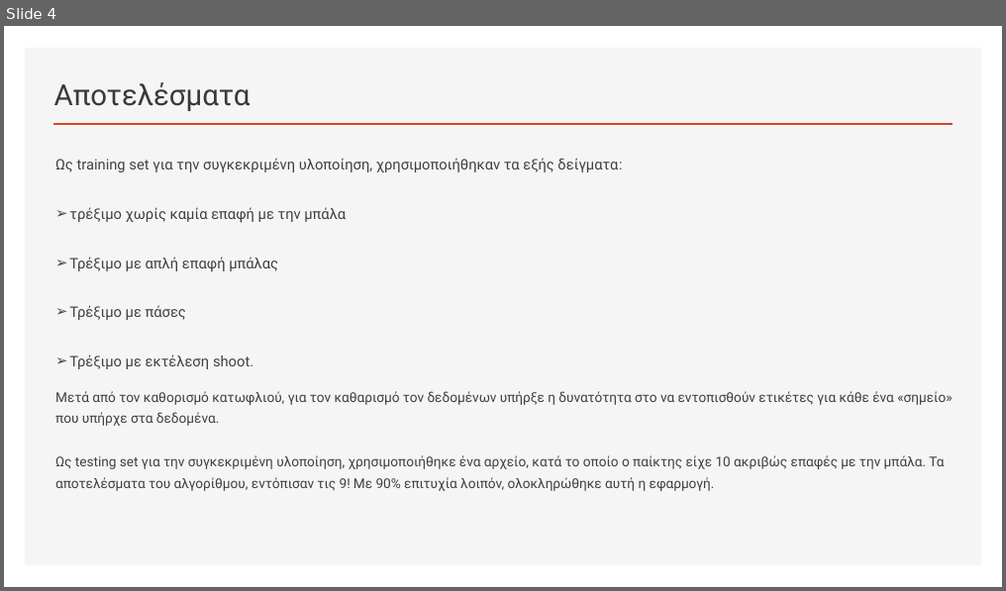
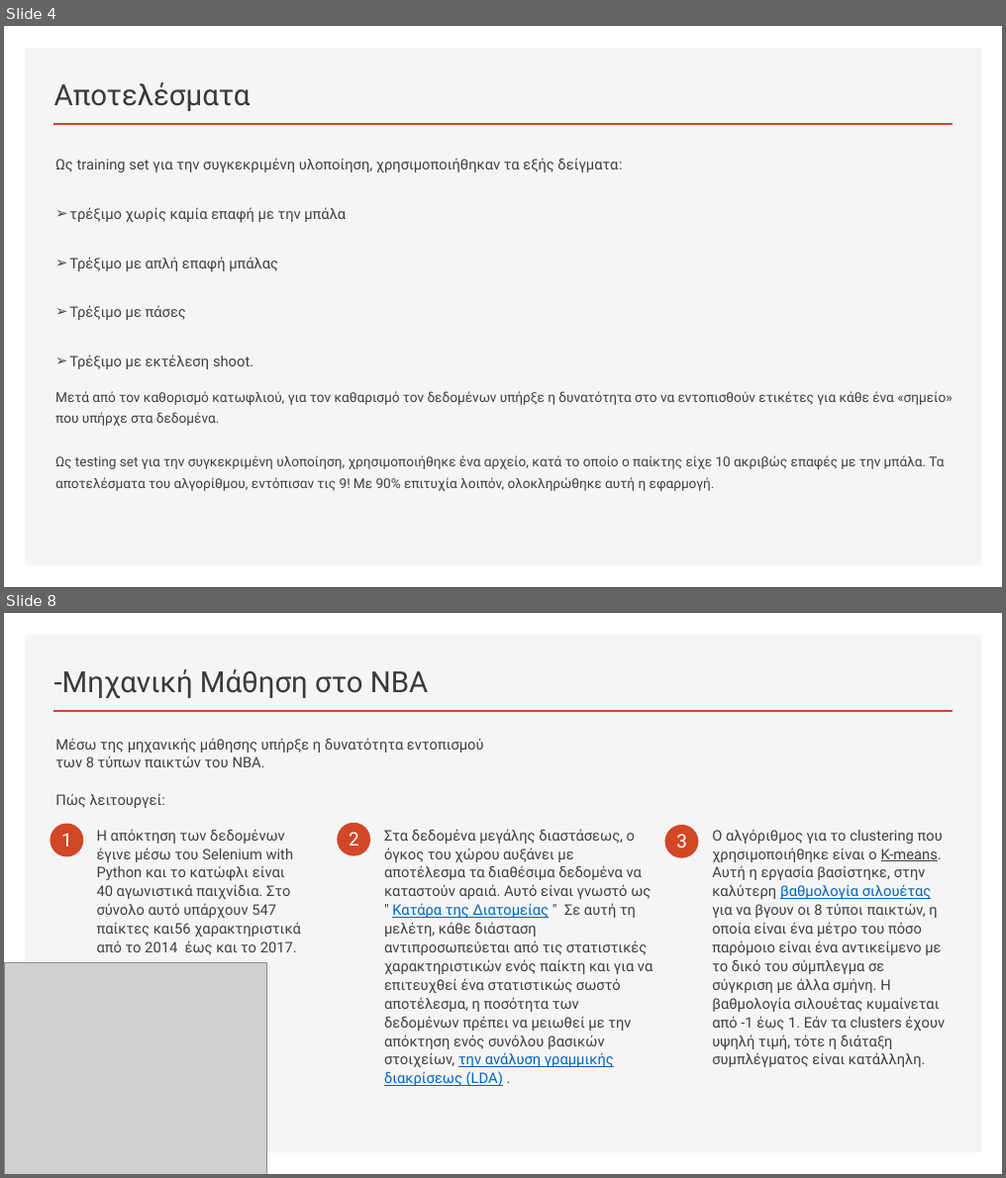
Before and after one commit to nikosbampis/Machine-Learning, a slide deck: machine-learning-12-13.pptx. Shown one above the other, each under a label of ours: slide 4 before the commit, slides 4 and 8 after it; the slides between them are not shown. The pictures are 1006x591 and 1006x1178 pixels, drawn with LibreOffice and Linux fonts; fonts in the diff are those of the drawing; grey boxes stand for pictures. Boxes give left, top, right and bottom in pixels: in the first picture for what was removed or moved away, otherwise in the second. Text is boxed around its words. In the diff, an @@ line names an element or a change of style, - is before the commit and + after.

```diff
--- a/machine-learning-12-13.pptx
+++ b/machine-learning-12-13.pptx
@@ slide 8 added at [4,613,1002,1174], background #FFFFFF; not listed: 2 template elements that a slide beside it also shows @@
@@ title added at [54,669,428,698], 28 pt, text #3B3838 @@
+-Μηχανική Μάθηση στο NBA
@@ text added at [55,738,484,808], 14 pt, text #404040 @@
+Mέσω της μηχανικής μάθησης υπήρξε η δυνατότητα εντοπισμού των 8 τύπων παικτών του NBA.
+Πώς λειτουργεί:
@@ ellipse added at [50,823,83,858], fill #D24726 @@
@@ text added at [61,833,72,847], 18 pt, text #FFFFFF @@
+1
@@ text added at [97,829,301,956], 14 pt, text #404040 @@
+Η απόκτηση των δεδομένων έγινε μέσω του Selenium with Python και το κατώφλι είναι 40 αγωνιστικά παιχνίδια. Στο σύνολο αυτό υπάρχουν 547 παίκτες και56 χαρακτηριστικά από το 2014 έως και το 2017.
@@ ellipse added at [338,823,371,857], fill #D24726 @@
@@ text added at [349,832,359,846], 18 pt, text #FFFFFF @@
+2
@@ text added at [384,829,652,1086], 14 pt, text #404040 @@
+Στα δεδομένα μεγάλης διαστάσεως, ο όγκος του χώρου αυξάνει με αποτέλεσμα τα διαθέσιμα δεδομένα να καταστούν αραιά. Αυτό είναι γνωστό ως " Κατάρα της Διατομείας " Σε αυτή τη μελέτη, κάθε διάσταση αντιπροσωπεύεται από τις στατιστικές χαρακτηριστικών ενός παίκτη και για να επιτευχθεί ένα στατιστικώς σωστό αποτέλεσμα, η ποσότητα των δεδομένων πρέπει να μειωθεί με την απόκτηση ενός συνόλου βασικών στοιχείων, την ανάλυση γραμμικής διακρίσεως (LDA) .
@@ ellipse added at [665,825,699,859], fill #D24726 @@
@@ text added at [676,834,687,848], 18 pt, text #FFFFFF @@
+3
@@ text added at [712,829,944,1067], 14 pt, text #404040 @@
+Ο αλγόριθμος για το clustering που χρησιμοποιήθηκε είναι ο K-means. Αυτή η εργασία βασίστηκε, στην καλύτερη βαθμολογία σιλουέτας για να βγουν οι 8 τύποι παικτών, η οποία είναι ένα μέτρο του πόσο παρόμοιο είναι ένα αντικείμενο με το δικό του σύμπλεγμα σε σύγκριση με άλλα σμήνη. Η βαθμολογία σιλουέτας κυμαίνεται από -1 έως 1. Εάν τα clusters έχουν υψηλή τιμή, τότε η διάταξη συμπλέγματος είναι κατάλληλη.
@@ picture added at [4,963,266,1174] @@
```
Also in this commit, not shown: 4 slides changed, 3 other slides added, 5 slides removed.
